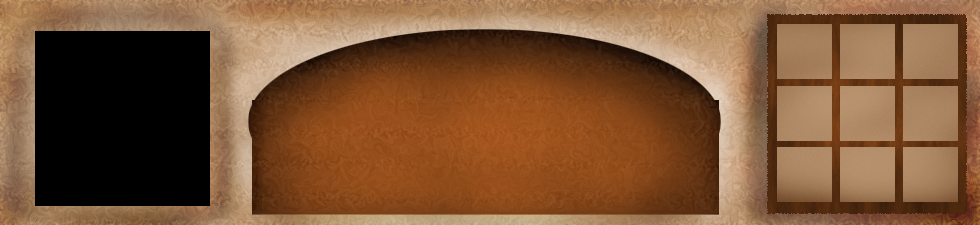
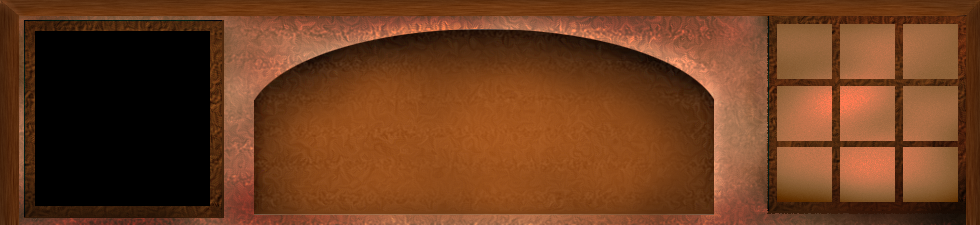
Revision of a layered w=980, h=225 image; what changed, layer by layer:
painted on "Layer 10" over (0, 0, 980, 225)
painted on "Layer 8" over (233, 78, 747, 219)
painted on "Layer 5" over (0, 0, 980, 202)
hid "Layer 11" over (767, 14, 967, 214)
hid "Layer 4", blend normal → overlay, painted on it over (767, 14, 967, 214)
added layer "Layer 14" (overlay) above "Layer 12" over (768, 15, 967, 211)
added layer "Layer 12" (overlay) above "Layer 13" over (24, 20, 222, 217)
added layer "Layer 13" above "Layer 1" over (24, 14, 967, 218)
painted on "Layer 1" over (0, 0, 980, 225)
